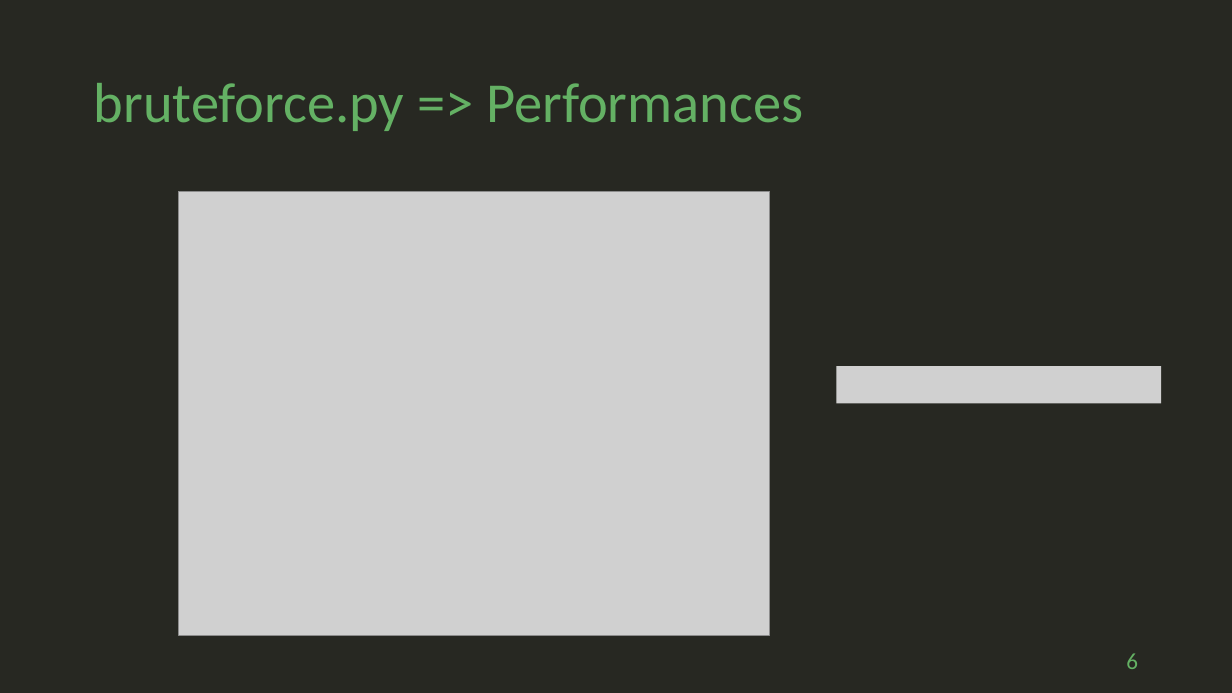
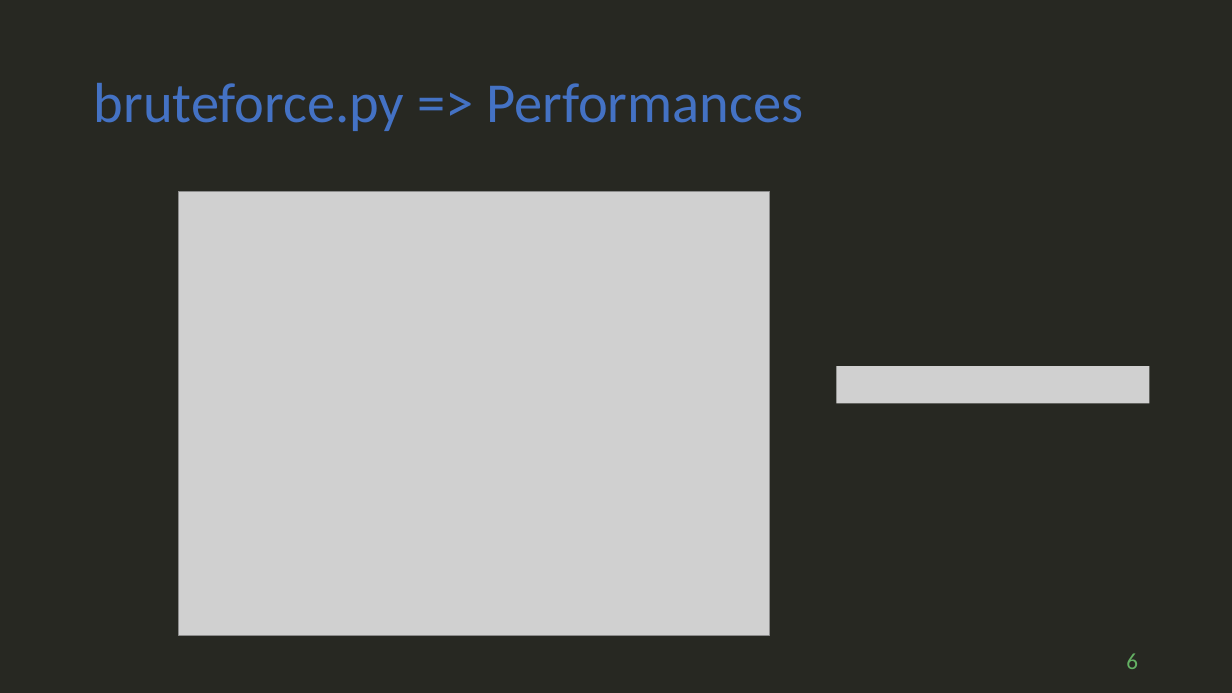
Before and after one commit to geoffrey-ll/OC_P07_Algorithmique, a slide deck: slide 6 of p07_slide.pptx. Drawn at 1232x693 pixels with LibreOffice and Linux fonts; fonts in the diff are those of the drawing; grey boxes stand for pictures. Boxes give left, top, right and bottom in pixels: in the first picture for what was removed or moved away, otherwise in the second. Text is boxed around its words. In the diff, an @@ line names an element or a change of style, - is before the commit and + after.

```diff
--- a/p07_slide.pptx
+++ b/p07_slide.pptx
@@ title "bruteforce.py => Performances" at box(94, 83, 803, 131): text colour #64B164 to #4472C4 @@
@@ picture: place and size @@
-picture at box(836, 366, 1161, 403)
+picture at box(836, 366, 1150, 403)
```
Also in this commit, not shown: 8 other slides changed, 2 slides added.
